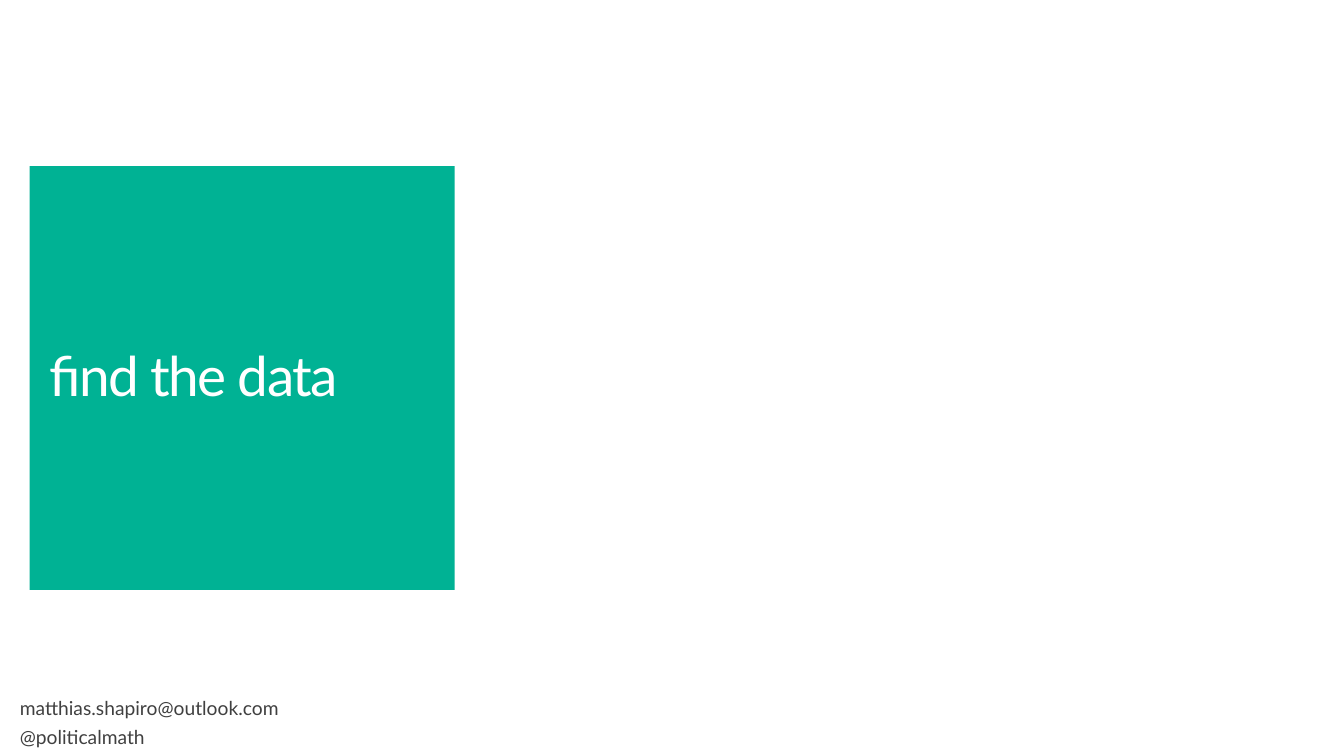
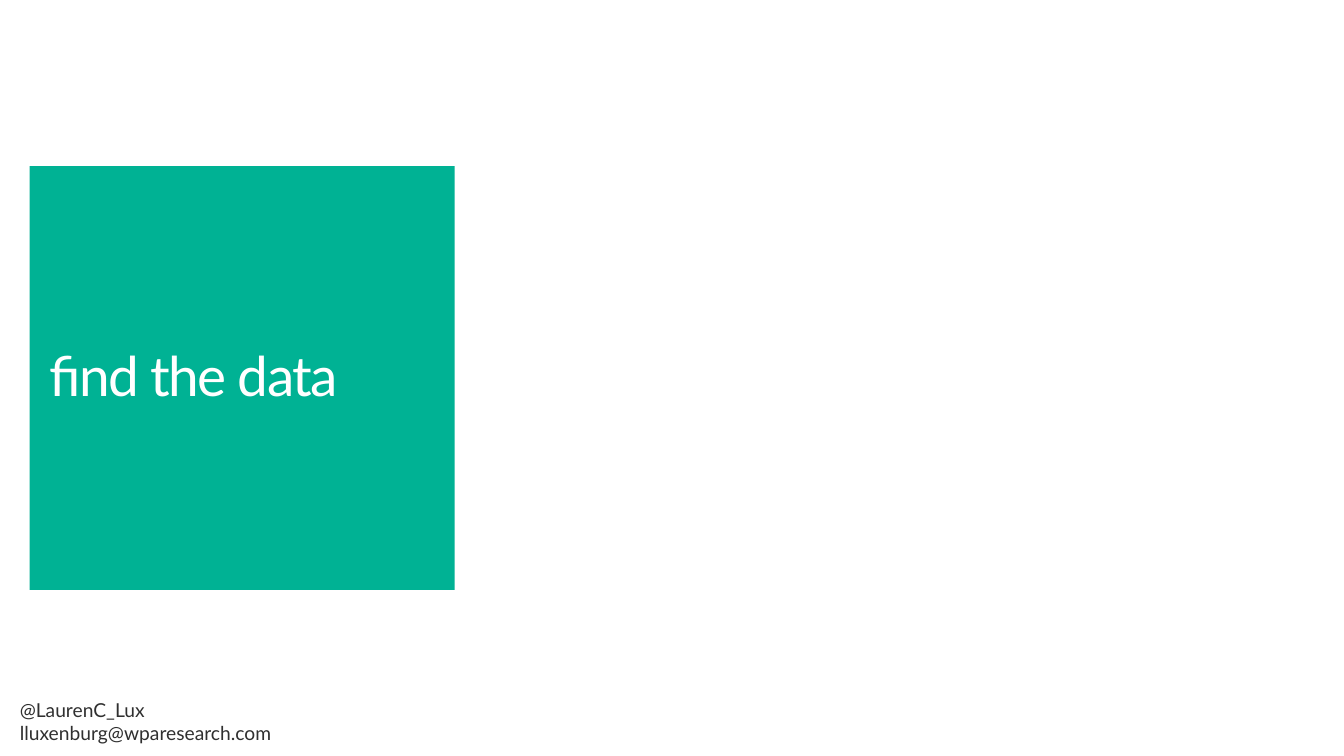
Before and after one commit to matthiasxc/DataVisClass, a slide deck: slide 12 of Session 2.pptx. Drawn at 1344x756 pixels with LibreOffice and Linux fonts; fonts in the diff are those of the drawing; background and template pictures are left out. Boxes give left, top, right and bottom in pixels: in the first picture for what was removed or moved away, otherwise in the second. Text is boxed around its words. In the diff, an @@ line names an element or a change of style, - is before the commit and + after.

Commit message:
Updates presentations w/ Lauren's info

```diff
--- a/Session 2.pptx
+++ b/Session 2.pptx
@@ text at (20, 703, 271, 744): text changed; text colour #404040 to #303030 @@
-matthias.shapiro@outlook.com
-@politicalmath
+@LaurenC_Lux
+lluxenburg@wparesearch.com
```
Also in this commit, not shown: 41 other slides changed, 1 other file.
